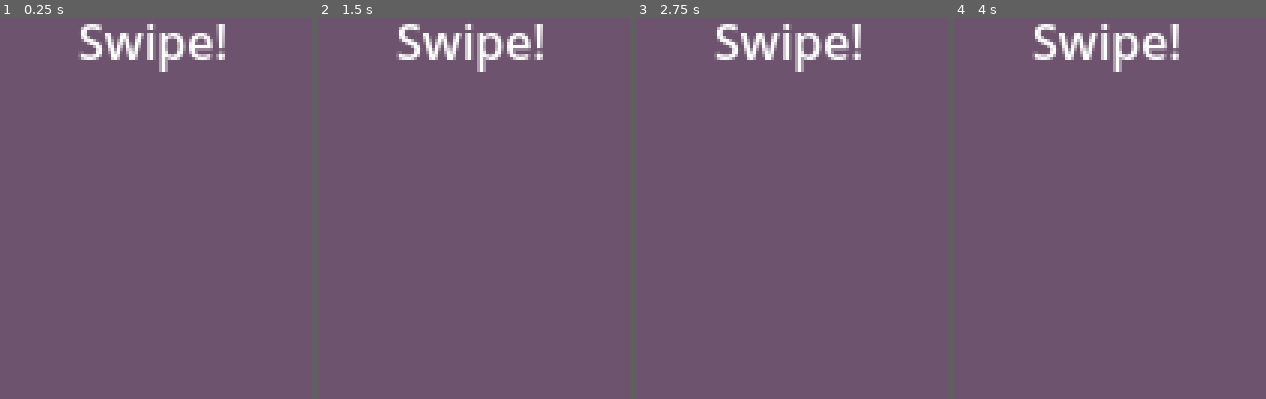
Above: before the commit, frames 1-4 (left to right).
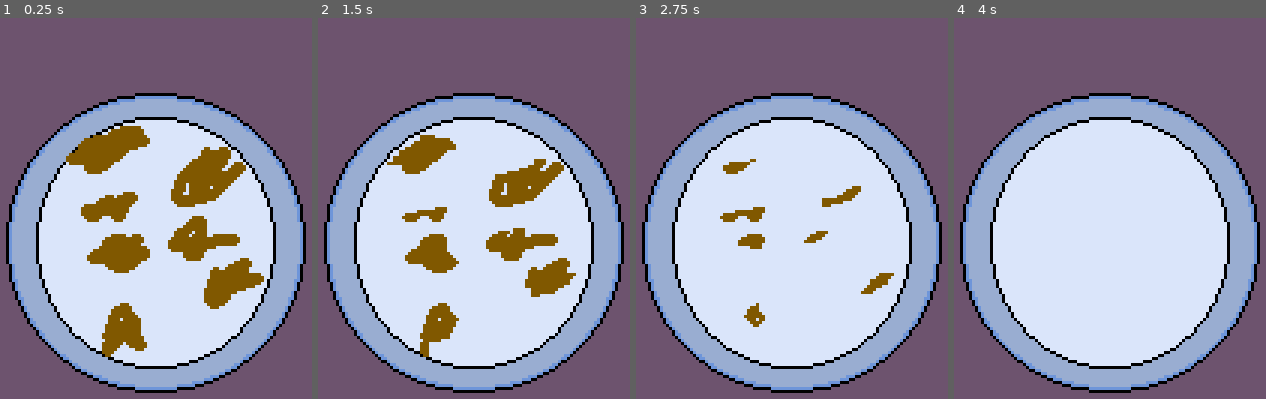
Above: after the commit, the same moments.

Repository: emmetl913/GMTK2024
Game: Godot game, scene res://games/WipingGame/WipingGame.tscn
The game is run twice, just before and just after one commit, with the same random seed, the same clock (stepped at 60 frames per second) and the same inputs. This scene is started directly instead of the project's main scene.
Inputs (mouse positions are in pixels of both pictures, inside the frame that each line leads up to):
- Up to frame 1 (0.25 s): no input
- Up to frame 2 (1.5 s): tap Enter at 0.5 s; move the mouse to (outside the picture) at 0.52 s; hold A (A) 0.53-1.28 s; tap D (D) at 0.8, 1.35 s; move the mouse to (330, 219) at 1.27 s
- Up to frame 3 (2.75 s): tap S (S) at 1.55 s; tap Space at 2 s; move the mouse to (863, 90) at 2.02 s; hold S (S) from 2.03 s (still down); tap W (W) at 2.3 s
- Up to frame 4 (4 s): move the mouse to (1072, 292) at 2.77 s; release S (S) at 2.78 s; tap W (W) at 2.85 s; tap A (A) at 3.05 s; tap Enter at 3.5 s; move the mouse to (outside the picture) at 3.52 s; hold A (A) from 3.53 s (still down); tap D (D) at 3.8 s

The runs differ from the first frame. In frame 1, 62% of the frame differs, in the area x 1-99%, y 1-99%; in frame 2, 62%; in frame 3, 62%; in frame 4, 62%.
Error in both runs: Invalid call. Nonexistent function 'winGame' in base 'Nil'. (res://games/base_game.gd:17)

Commit message:
lots of sfx

Diff:
--- a/games/CrackingGame/CrackingGame.tscn
+++ b/games/CrackingGame/CrackingGame.tscn
@@ -46,12 +46,6 @@
 scale = Vector2(2, 2)
 texture = ExtResource("3_qng3m")
 
-[node name="Cracks" type="Label" parent="."]
-offset_left = 108.0
-offset_top = 26.0
-offset_right = 148.0
-offset_bottom = 49.0
-
 [node name="Crack_timer" type="Timer" parent="."]
 wait_time = 1.5
 one_shot = true
--- a/games/IcingGame/IcingGame.tscn
+++ b/games/IcingGame/IcingGame.tscn
@@ -2,8 +2,8 @@
 
 [ext_resource type="Script" path="res://games/IcingGame/IcingGame.gd" id="1_vc0qf"]
 [ext_resource type="PackedScene" uid="uid://kf1q8ln3swdb" path="res://games/IcingGame/Patterns/S_Pattern.tscn" id="2_4p275"]
-[ext_resource type="Texture2D" uid="uid://c65hf5vuw1pp8" path="res://assets/sprites/mouse_tracker.png" id="3_2slpm"]
 [ext_resource type="PackedScene" uid="uid://6tpodpx3ai1a" path="res://games/IcingGame/Patterns/N_Pattern.tscn" id="3_6w53s"]
+[ext_resource type="Texture2D" uid="uid://dpv45fkc2aka5" path="res://assets/sprites/icing_pipe.png" id="4_m4gvy"]
 
 [sub_resource type="CircleShape2D" id="CircleShape2D_mimnj"]
 radius = 4.0
@@ -25,10 +25,12 @@
 position = Vector2(114, 72)
 
 [node name="CharacterBody2D" type="CharacterBody2D" parent="." groups=["cursor"]]
+texture_filter = 1
 position = Vector2(-84, -50)
+scale = Vector2(0.5, 0.5)
 
 [node name="Sprite2D" type="Sprite2D" parent="CharacterBody2D"]
-texture = ExtResource("3_2slpm")
+texture = ExtResource("4_m4gvy")
 
 [node name="CollisionShape2D" type="CollisionShape2D" parent="CharacterBody2D"]
 shape = SubResource("CircleShape2D_mimnj")
--- a/games/IcingGame/Patterns/N_Pattern.tscn
+++ b/games/IcingGame/Patterns/N_Pattern.tscn
@@ -2,7 +2,7 @@
 
 [ext_resource type="Texture2D" uid="uid://caxg30ileg2sg" path="res://assets/sprites/N_Patttern.png" id="1_lq1ua"]
 [ext_resource type="Script" path="res://games/IcingGame/Patterns/pattern.gd" id="2_03ka7"]
-[ext_resource type="Texture2D" uid="uid://ci0p7le8o6yg5" path="res://icon.svg" id="3_82ctk"]
+[ext_resource type="Texture2D" uid="uid://cby3yrkynfbsg" path="res://assets/sprites/icingspot.png" id="3_mhxdu"]
 
 [sub_resource type="RectangleShape2D" id="RectangleShape2D_8fysc"]
 size = Vector2(7, 41.7533)
@@ -26,8 +26,7 @@
 [node name="Sprite2D" type="Sprite2D" parent="ProgressDetectors/First"]
 visible = false
 position = Vector2(-41, 7)
-scale = Vector2(0.25, 0.25)
-texture = ExtResource("3_82ctk")
+texture = ExtResource("3_mhxdu")
 
 [node name="Second" type="Area2D" parent="ProgressDetectors"]
 position = Vector2(2, 0)
@@ -40,8 +39,7 @@
 [node name="Sprite2D" type="Sprite2D" parent="ProgressDetectors/Second"]
 visible = false
 position = Vector2(-14, -9)
-scale = Vector2(0.25, 0.25)
-texture = ExtResource("3_82ctk")
+texture = ExtResource("3_mhxdu")
 
 [node name="Third" type="Area2D" parent="ProgressDetectors"]
 position = Vector2(-3, -3.72529e-09)
@@ -55,8 +53,7 @@
 [node name="Sprite2D" type="Sprite2D" parent="ProgressDetectors/Third"]
 visible = false
 position = Vector2(-36.5121, 37.5083)
-scale = Vector2(0.25, 0.25)
-texture = ExtResource("3_82ctk")
+texture = ExtResource("3_mhxdu")
 
 [node name="Fourth" type="Area2D" parent="ProgressDetectors"]
 position = Vector2(-3, 0)
@@ -71,8 +68,7 @@
 visible = false
 position = Vector2(-42.8805, -17.2702)
 rotation = -0.288941
-scale = Vector2(0.25, 0.25)
-texture = ExtResource("3_82ctk")
+texture = ExtResource("3_mhxdu")
 
 [node name="Fifth" type="Area2D" parent="ProgressDetectors"]
 position = Vector2(-5, 2)
@@ -87,8 +83,7 @@
 visible = false
 position = Vector2(18.0498, 11.2341)
 rotation = -0.303565
-scale = Vector2(0.25, 0.25)
-texture = ExtResource("3_82ctk")
+texture = ExtResource("3_mhxdu")
 
 [node name="Sixth" type="Area2D" parent="ProgressDetectors"]
 position = Vector2(-4, 1)
@@ -103,8 +98,7 @@
 visible = false
 position = Vector2(38.8021, 27.9176)
 rotation = -0.289073
-scale = Vector2(0.25, 0.25)
-texture = ExtResource("3_82ctk")
+texture = ExtResource("3_mhxdu")
 
 [node name="Seventh" type="Area2D" parent="ProgressDetectors"]
 position = Vector2(-2, 0)
@@ -119,8 +113,7 @@
 visible = false
 position = Vector2(36.3336, -43.7364)
 rotation = -0.257713
-scale = Vector2(0.25, 0.25)
-texture = ExtResource("3_82ctk")
+texture = ExtResource("3_mhxdu")
 
 [node name="Eighth" type="Area2D" parent="ProgressDetectors"]
 position = Vector2(-2, -2)
@@ -135,8 +128,7 @@
 visible = false
 position = Vector2(44.067, -16.8255)
 rotation = -0.259757
-scale = Vector2(0.25, 0.25)
-texture = ExtResource("3_82ctk")
+texture = ExtResource("3_mhxdu")
 
 [node name="Ninth" type="Area2D" parent="ProgressDetectors"]
 position = Vector2(-3, 0)
@@ -151,8 +143,7 @@
 visible = false
 position = Vector2(52.6179, 5.68855)
 rotation = -0.282692
-scale = Vector2(0.25, 0.25)
-texture = ExtResource("3_82ctk")
+texture = ExtResource("3_mhxdu")
 
 [node name="Area2D" type="Area2D" parent="."]
 
--- a/games/IcingGame/Patterns/S_Pattern.tscn
+++ b/games/IcingGame/Patterns/S_Pattern.tscn
@@ -2,7 +2,7 @@
 
 [ext_resource type="Texture2D" uid="uid://dav1foy134tsg" path="res://assets/sprites/S_pattern.png" id="1_2g7ob"]
 [ext_resource type="Script" path="res://games/IcingGame/Patterns/pattern.gd" id="2_n8mwo"]
-[ext_resource type="Texture2D" uid="uid://ci0p7le8o6yg5" path="res://icon.svg" id="3_6m2ld"]
+[ext_resource type="Texture2D" uid="uid://cby3yrkynfbsg" path="res://assets/sprites/icingspot.png" id="3_j15yg"]
 
 [sub_resource type="RectangleShape2D" id="RectangleShape2D_sgynf"]
 size = Vector2(7, 28.747)
@@ -23,8 +23,7 @@
 [node name="Sprite2D" type="Sprite2D" parent="ProgressDetectors/First"]
 visible = false
 position = Vector2(37, -39)
-scale = Vector2(0.25, 0.25)
-texture = ExtResource("3_6m2ld")
+texture = ExtResource("3_j15yg")
 
 [node name="Second" type="Area2D" parent="ProgressDetectors"]
 
@@ -35,8 +34,7 @@
 [node name="Sprite2D" type="Sprite2D" parent="ProgressDetectors/Second"]
 visible = false
 position = Vector2(1, -39)
-scale = Vector2(0.25, 0.25)
-texture = ExtResource("3_6m2ld")
+texture = ExtResource("3_j15yg")
 
 [node name="Third" type="Area2D" parent="ProgressDetectors"]
 position = Vector2(-3, 0)
@@ -50,8 +48,7 @@
 [node name="Sprite2D" type="Sprite2D" parent="ProgressDetectors/Third"]
 visible = false
 position = Vector2(-33.4815, -38.4576)
-scale = Vector2(0.25, 0.25)
-texture = ExtResource("3_6m2ld")
+texture = ExtResource("3_j15yg")
 
 [node name="Fourth" type="Area2D" parent="ProgressDetectors"]
 position = Vector2(-3, 0)
@@ -66,8 +63,7 @@
 visible = false
 position = Vector2(-31.1135, 4.23647)
 rotation = -0.288941
-scale = Vector2(0.25, 0.25)
-texture = ExtResource("3_6m2ld")
+texture = ExtResource("3_j15yg")
 
 [node name="Fifth" type="Area2D" parent="ProgressDetectors"]
 position = Vector2(-3, 0)
@@ -82,8 +78,7 @@
 visible = false
 position = Vector2(8.11246, -7.69337)
 rotation = -0.303565
-scale = Vector2(0.25, 0.25)
-texture = ExtResource("3_6m2ld")
+texture = ExtResource("3_j15yg")
 
 [node name="Sixth" type="Area2D" parent="ProgressDetectors"]
 position = Vector2(-3, 0)
@@ -98,8 +93,7 @@
 visible = false
 position = Vector2(42.471, -15.0072)
 rotation = -0.289073
-scale = Vector2(0.25, 0.25)
-texture = ExtResource("3_6m2ld")
+texture = ExtResource("3_j15yg")
 
 [node name="Seventh" type="Area2D" parent="ProgressDetectors"]
 position = Vector2(-3, 0)
@@ -114,8 +108,7 @@
 visible = false
 position = Vector2(46.4648, 24.1043)
 rotation = -0.257713
-scale = Vector2(0.25, 0.25)
-texture = ExtResource("3_6m2ld")
+texture = ExtResource("3_j15yg")
 
 [node name="Eighth" type="Area2D" parent="ProgressDetectors"]
 position = Vector2(-3, 0)
@@ -130,8 +123,7 @@
 visible = false
 position = Vector2(14.7485, 33.2187)
 rotation = -0.259757
-scale = Vector2(0.25, 0.25)
-texture = ExtResource("3_6m2ld")
+texture = ExtResource("3_j15yg")
 
 [node name="Ninth" type="Area2D" parent="ProgressDetectors"]
 position = Vector2(-3, 0)
@@ -146,8 +138,7 @@
 visible = false
 position = Vector2(-18.8901, 42.8855)
 rotation = -0.282692
-scale = Vector2(0.25, 0.25)
-texture = ExtResource("3_6m2ld")
+texture = ExtResource("3_j15yg")
 
 [node name="Area2D" type="Area2D" parent="."]
 
--- a/games/PullingGame/PullingGame.gd
+++ b/games/PullingGame/PullingGame.gd
@@ -13,10 +13,17 @@
 	$Wait.text = "Wait"
 	directionMessage = "PULL!!"
 	timers = [7, 6, 5, 4, 3, 2]
+	setupSprites()
 	cook_time = randi_range(2, 6)
 	cooktime.wait_time = cook_time
 	grabwindow.wait_time = grab_time
 	cooktime.start()
+
+func setupSprites():
+	if GlobalVars.game_stage == 0:
+		$Cake.texture = load("res://assets/sprites/lilcake.png")
+	elif GlobalVars.game_stage == 1:
+		$Cake.texture = load("res://assets/sprites/coal.png")
 
 func _input(event):
 	if event.is_action_pressed("LMB") and grabwindow.time_left > 0:
@@ -26,6 +33,7 @@
 
 func _on_cook_time_timeout():
 	$TickingSFX.stop()
+	$Robit.texture = load("res://assets/sprites/robitopen.png")
 	$Cake.visible = true
 	$OvenTimerSFX.play()
 	$Wait.text = "Pull!!!!"
--- a/games/PullingGame/PullingGame.tscn
+++ b/games/PullingGame/PullingGame.tscn
@@ -1,8 +1,9 @@
-[gd_scene load_steps=5 format=3 uid="uid://bi5omij45ephh"]
+[gd_scene load_steps=6 format=3 uid="uid://bi5omij45ephh"]
 
 [ext_resource type="Script" path="res://games/PullingGame/PullingGame.gd" id="1_b61dt"]
-[ext_resource type="Texture2D" uid="uid://ci0p7le8o6yg5" path="res://icon.svg" id="2_gsxm8"]
+[ext_resource type="Texture2D" uid="uid://c0np4jcyfv6xu" path="res://assets/sprites/robitclosed.png" id="2_11sv5"]
 [ext_resource type="AudioStream" uid="uid://b3crum6sgus1f" path="res://assets/sfx/ding.mp3" id="3_1t8p3"]
+[ext_resource type="Texture2D" uid="uid://y6gmogvaysia" path="res://assets/sprites/lilcake.png" id="3_5knak"]
 [ext_resource type="AudioStream" uid="uid://1sn4hndiessg" path="res://assets/sfx/ticking.mp3" id="4_jbp77"]
 
 [node name="PullingGame" type="Node2D"]
@@ -14,21 +15,28 @@
 offset_bottom = 160.0
 color = Color(0.497474, 0.497474, 0.497474, 1)
 
+[node name="Robit" type="Sprite2D" parent="."]
+texture_filter = 1
+position = Vector2(124, 64)
+texture = ExtResource("2_11sv5")
+
 [node name="Cake" type="Sprite2D" parent="."]
 visible = false
-position = Vector2(121, 76)
-scale = Vector2(0.25, 0.25)
-texture = ExtResource("2_gsxm8")
+texture_filter = 1
+position = Vector2(121, 86)
+scale = Vector2(0.5, 0.5)
+texture = ExtResource("3_5knak")
 
 [node name="CookTime" type="Timer" parent="."]
 
 [node name="GrabWindow" type="Timer" parent="."]
 
 [node name="Wait" type="Label" parent="."]
-offset_left = 94.0
-offset_top = 8.0
-offset_right = 134.0
-offset_bottom = 31.0
+texture_filter = 1
+offset_left = 104.0
+offset_top = -1.0
+offset_right = 144.0
+offset_bottom = 22.0
 
 [node name="OvenTimerSFX" type="AudioStreamPlayer" parent="."]
 stream = ExtResource("3_1t8p3")
--- a/games/ShavingGame/ShavingGame.gd
+++ b/games/ShavingGame/ShavingGame.gd
@@ -94,8 +94,10 @@
 		$ShaveCD.start(.3)
 		if area.is_in_group("Left"):
 			drop_left = true
+			$ShaveSFX.play()
 		else:
 			drop_right = true
+			$ShaveSFX.play()
 		if shave_count == num_to_shave:
 			super.onWin()
 			has_result = true
--- a/games/ShavingGame/ShavingGame.tscn
+++ b/games/ShavingGame/ShavingGame.tscn
@@ -6,6 +6,7 @@
 [ext_resource type="Texture2D" uid="uid://c1y3u3n1tlwp8" path="res://assets/sprites/red_arrow.png" id="3_5nhdf"]
 [ext_resource type="Texture2D" uid="uid://b5bonvydbnml8" path="res://assets/sprites/grater.png" id="3_oroo7"]
 [ext_resource type="Texture2D" uid="uid://dsgrlpe4p5roc" path="res://assets/sprites/CoconutSide.png" id="3_w1wnh"]
+[ext_resource type="AudioStream" uid="uid://k7erolpsoo4m" path="res://assets/sfx/sliceSFX.mp3" id="7_pf5el"]
 
 [sub_resource type="RectangleShape2D" id="RectangleShape2D_4d8f8"]
 size = Vector2(87.5, 50)
@@ -118,6 +119,9 @@
 [node name="ShaveCD" type="Timer" parent="."]
 one_shot = true
 
+[node name="ShaveSFX" type="AudioStreamPlayer" parent="."]
+stream = ExtResource("7_pf5el")
+
 [connection signal="area_entered" from="Shaveables/Sprite2D/Area2D" to="." method="_on_area_2d_area_entered"]
 [connection signal="area_entered" from="Shaver/ShaveArea" to="." method="_on_shave_area_area_entered"]
 [connection signal="timeout" from="ShaveCD" to="." method="_on_shave_cd_timeout"]
--- a/games/WipingGame/WipingGame.gd
+++ b/games/WipingGame/WipingGame.gd
@@ -14,9 +14,23 @@
 
 	$MouseDetection.start()
 
+func getPlateDirtiness():
+	if total_swipes == 0:
+		$Dirtiness.texture = load("res://assets/sprites/dirt1.png")
+	elif total_swipes == 1:
+		$Dirtiness.texture = load("res://assets/sprites/dirt2.png")
+	elif total_swipes == 2:
+		$Dirtiness.texture = load("res://assets/sprites/dirt3.png")
+	elif total_swipes == 3:
+		$Dirtiness.texture = load("res://assets/sprites/dirt4.png")
+	elif total_swipes == 4:
+		$Dirtiness.texture = load("res://assets/sprites/dirt5.png")
+	elif total_swipes == 5:
+		$Dirtiness.texture = null
 
 # Called every frame. 'delta' is the elapsed time since the previous frame.
 func _process(delta):
+	getPlateDirtiness()
 	if total_swipes >= swipes_to_win and not has_won:
 		print("Won in game")
 		super.onWin()
@@ -29,3 +43,4 @@
 func _on_mouse_detection_timeout():
 	if curr_vel.x > 5 or curr_vel.y > 5:
 		total_swipes += 1
+		$rubbingSFX.play()
--- a/games/WipingGame/WipingGame.tscn
+++ b/games/WipingGame/WipingGame.tscn
@@ -1,6 +1,9 @@
-[gd_scene load_steps=2 format=3 uid="uid://eeqvrbatj6qs"]
+[gd_scene load_steps=5 format=3 uid="uid://eeqvrbatj6qs"]
 
 [ext_resource type="Script" path="res://games/WipingGame/WipingGame.gd" id="1_3f400"]
+[ext_resource type="Texture2D" uid="uid://cggeljklmrqkg" path="res://assets/sprites/plate.png" id="2_iupkl"]
+[ext_resource type="Texture2D" uid="uid://r8gr748k5isu" path="res://assets/sprites/dirt1.png" id="3_j70br"]
+[ext_resource type="AudioStream" uid="uid://cm2vwmdc3gna5" path="res://assets/sfx/rubbingSFX.wav" id="4_7iw0v"]
 
 [node name="WipingGame" type="Node2D"]
 script = ExtResource("1_3f400")
@@ -14,11 +17,17 @@
 [node name="MouseDetection" type="Timer" parent="."]
 wait_time = 0.5
 
-[node name="Label" type="Label" parent="."]
-offset_left = 94.0
-offset_top = 17.0
-offset_right = 134.0
-offset_bottom = 40.0
-text = "Swipe!"
+[node name="Plate" type="Sprite2D" parent="."]
+texture_filter = 1
+position = Vector2(120, 96)
+texture = ExtResource("2_iupkl")
+
+[node name="Dirtiness" type="Sprite2D" parent="."]
+texture_filter = 1
+position = Vector2(123, 92)
+texture = ExtResource("3_j70br")
+
+[node name="rubbingSFX" type="AudioStreamPlayer" parent="."]
+stream = ExtResource("4_7iw0v")
 
 [connection signal="timeout" from="MouseDetection" to="." method="_on_mouse_detection_timeout"]
Not shown, added: assets/sfx/rubbingSFX.wav.import
Binary file added: assets/sprites/dirt1.png
Not shown, added: assets/sprites/dirt1.png.import
Binary file added: assets/sprites/dirt2.png
Not shown, added: assets/sprites/dirt2.png.import
Binary file added: assets/sprites/dirt3.png
Not shown, added: assets/sprites/dirt3.png.import
Binary file added: assets/sprites/dirt4.png
Not shown, added: assets/sprites/dirt4.png.import
Binary file added: assets/sprites/dirt5.png
Not shown, added: assets/sprites/dirt5.png.import
Binary file added: assets/sprites/icingspot.png
(and 9 more such lines)
